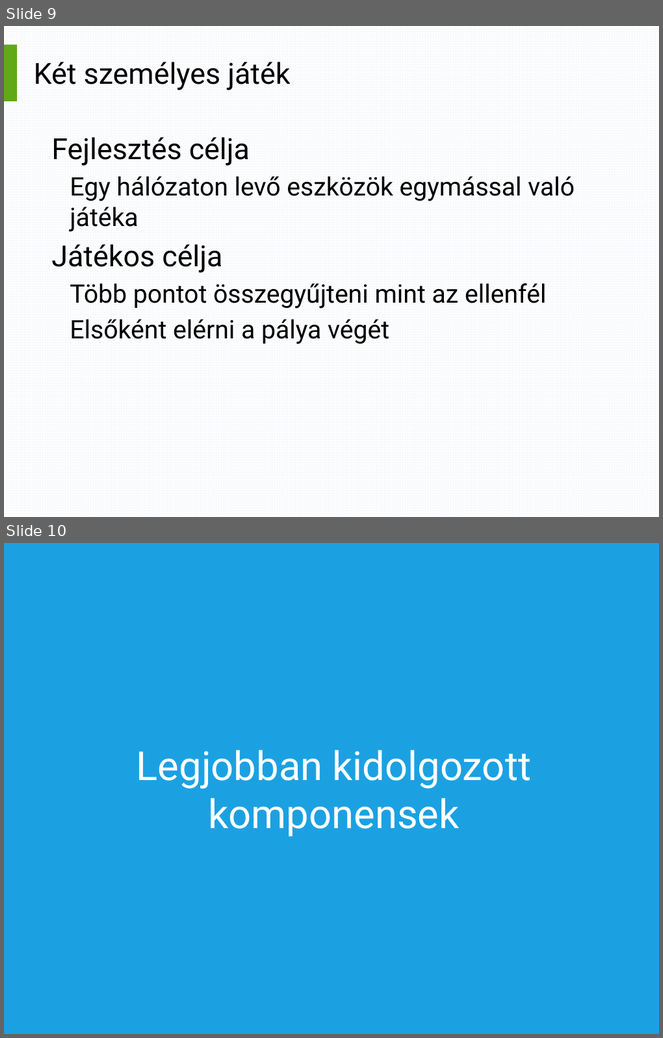
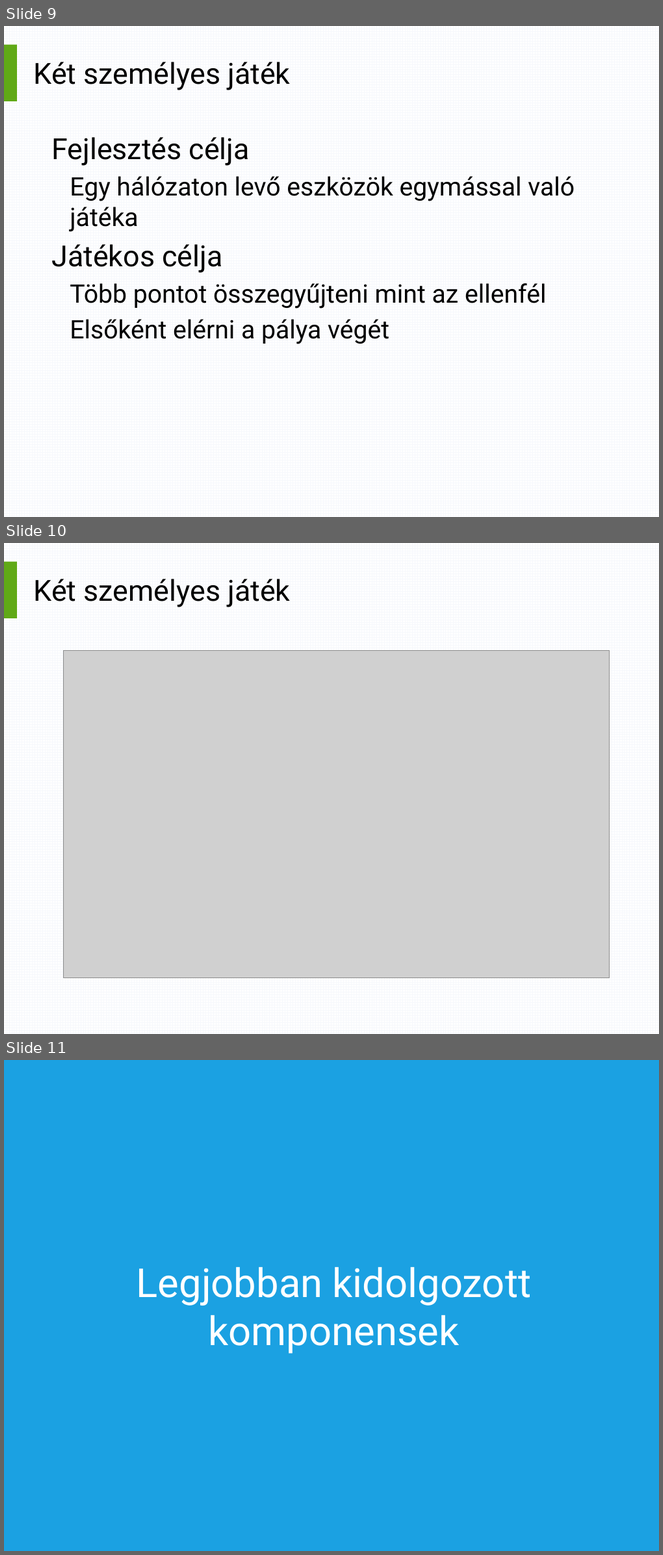
Before and after one commit to trnktms/ScarFly, a slide deck: ScarFly/Docs/Presentation.pptx. Shown one above the other, each under a label of ours: slides 9 and 10 before the commit, slides 9, 10 and 11 after it. The pictures are 663x1038 and 663x1555 pixels, drawn with LibreOffice and Linux fonts; fonts in the diff are those of the drawing; grey boxes stand for pictures. Boxes give left, top, right and bottom in pixels: in the first picture for what was removed or moved away, otherwise in the second. Text is boxed around its words. In the diff, an @@ line names an element or a change of style, - is before the commit and + after.

```diff
--- a/ScarFly/Docs/Presentation.pptx
+++ b/ScarFly/Docs/Presentation.pptx
@@ slide 10 added at (4, 543, 659, 1034), background pattern #F6F8FC on #FFFFFF; not listed: 1 template element that a slide beside it also shows @@
@@ title added at (34, 579, 290, 607), 32 pt, text #000000 @@
+Két személyes játék
@@ picture added at (63, 650, 608, 978) @@
@@ what was slide 10 is now slide 11 @@
```
Also in this commit, not shown: 2 slides changed, 2 other files.
